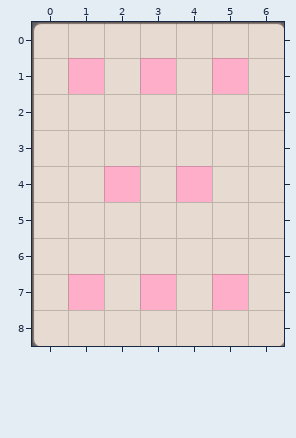
One commit to this Tiled map: HungryGame/proj.win32/map/18.tmx. Above, as it was before the edit.
Cells are 60x60 px. Shown: x 0..6, y 0..8.
The same view after the edit:
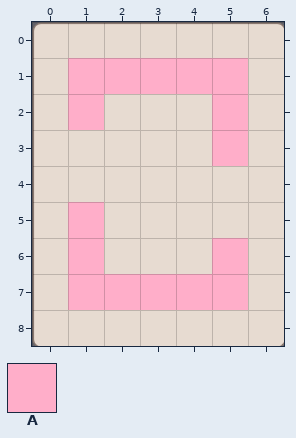
Key: from "metaset1": A 0.
_ is an empty cell, # one hidden under a higher layer.
The exact change:
Layer "wall":
y 4: x 2 # -> _; x 4 # -> _
Layer "Items":
y 1: x 2 _ -> A; x 4 _ -> A
y 2: x 1 _ -> A; x 5 _ -> A
y 3: x 5 _ -> A
y 4: x 2 A -> _; x 4 A -> _
y 5: x 1 _ -> A
y 6: x 1 _ -> A; x 5 _ -> A
y 7: x 2 _ -> A; x 4 _ -> A
Changed places in both pictures, as pixel boxes (x1, y1, x2, y2):
added: (68, 58, 140, 130)
changed: (176, 58, 248, 202)
changed: (68, 166, 140, 310)
added: (176, 238, 248, 310)
